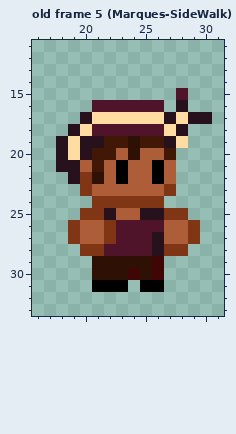
File history of a pixel-art file, assets/BasicEnemy.aseprite. This is how it looked before the edit.
48x48 pixels, 24 frames. Shown: old frame 5 (Marques-SideWalk): x 16..31, y 11..33. The commit also changed other frames, which this record leaves out.
Once edited:
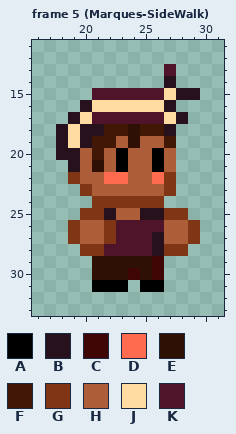
Palette (. is transparent): A #000000  B #26111c  C #400505  D #ff6b4e  E #2e1104  F #401805  G #803614  H #ad5d37  J #ffdca2  K #50142a
A new or re-ordered frame is compared with the old frame closest to it.
Commit message: Side animation do zumbi 1
What changed:
frames 24 -> 40
Changed rows in their new state; - is an unchanged pixel.
Frame 5 (Marques-SideWalk) is new; against old frame 5 (Marques-SideWalk):
first column x 18:
13 ---------K---
14 ---------B---
15 ---KKKKKKJBB-
16 --BJJJJJJB.--
17 -BJKKKKKKJB..
18 BJBBFFEFFB.--
19 ---F-H-HHF.--
20 -BH-HAH-AH---
21 .--E---------
22 -GHHDD--DG---
Pixel boxes of the changes (left, top, right, bottom) in both pictures:
changed: (56, 64, 212, 184)
